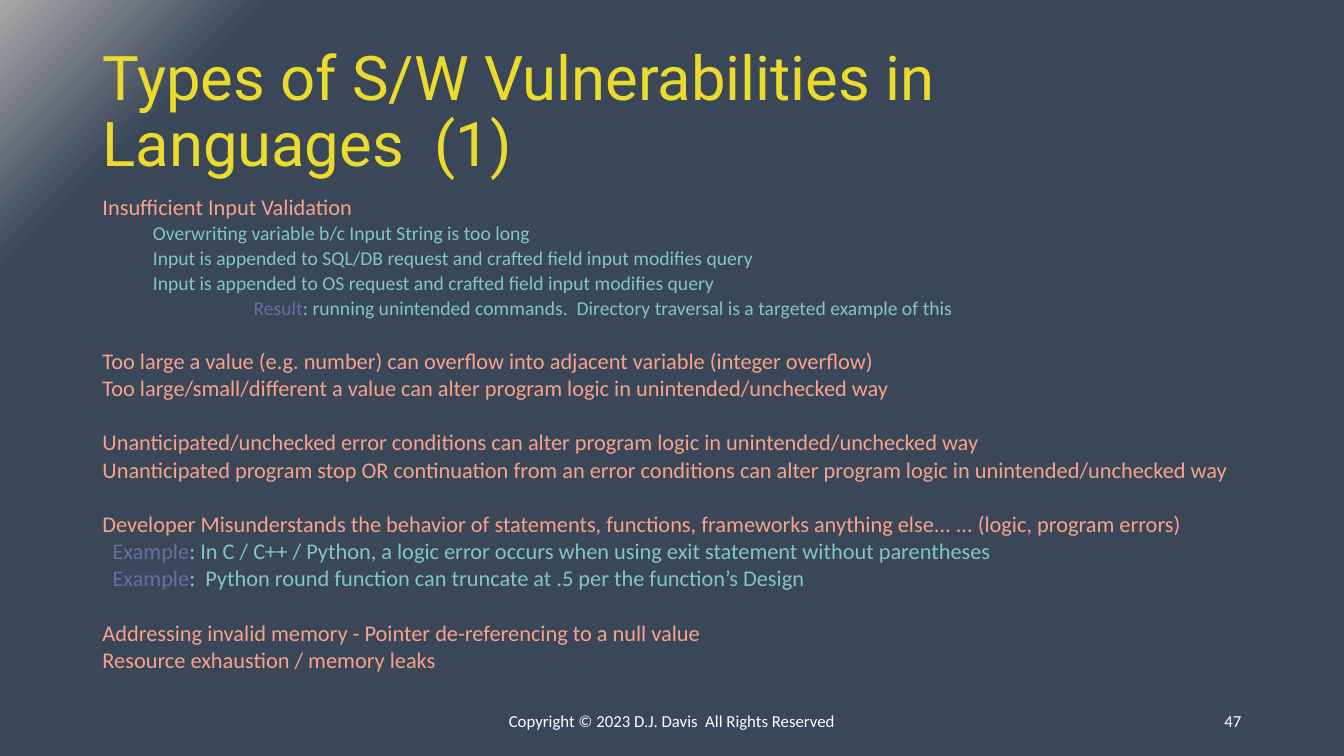
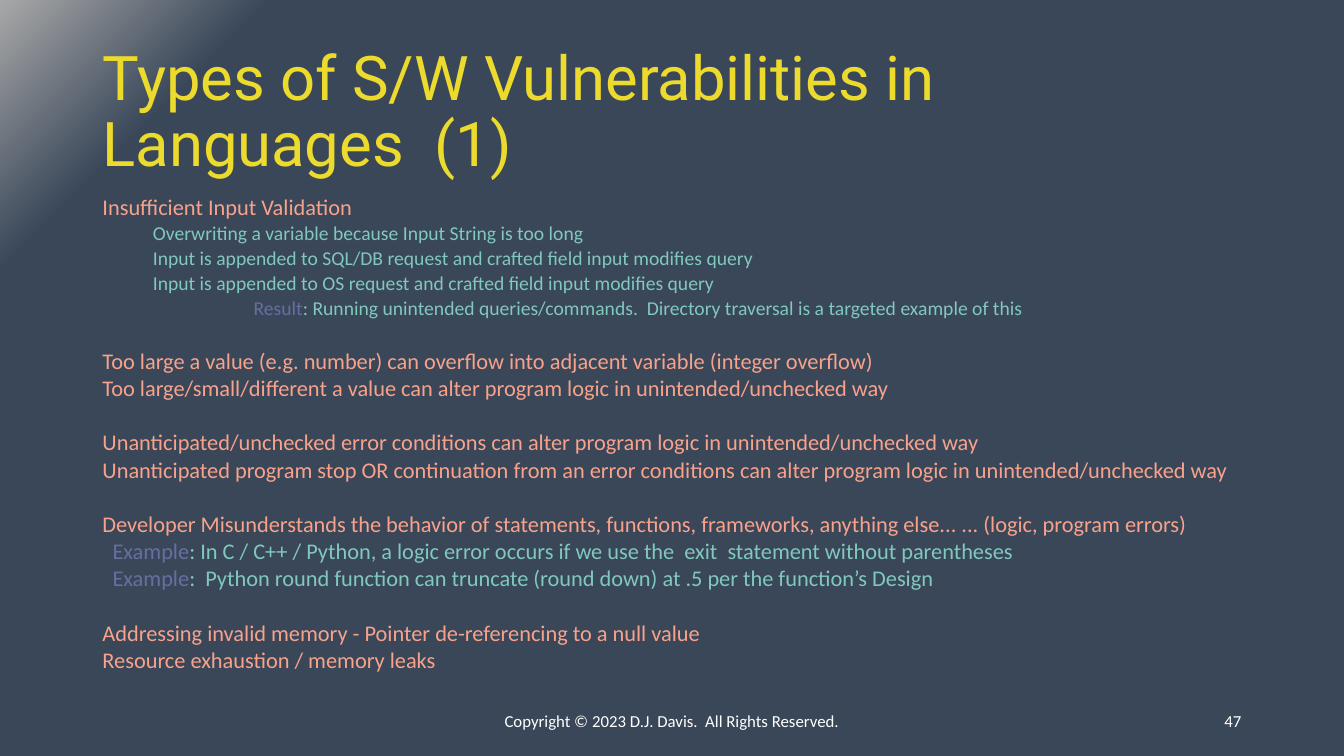
Before and after one commit to ipv3/DC31-BIC, a slide deck: slide 47 of Presentation.pptx. Drawn at 1344x756 pixels with LibreOffice and Linux fonts; fonts in the diff are those of the drawing. Boxes give left, top, right and bottom in pixels: in the first picture for what was removed or moved away, otherwise in the second. Text is boxed around its words. In the diff, an @@ line names an element or a change of style, - is before the commit and + after.

```diff
--- a/Presentation.pptx
+++ b/Presentation.pptx
@@ text at (153, 226, 583, 244): text changed @@
-  Overwriting variable b/c Input String is too long
+  Overwriting a variable because Input String is too long
@@ text at (254, 301, 1022, 319): text changed @@
-  Result: running unintended commands. Directory traversal is a targeted example of this
+  Result: Running unintended queries/commands. Directory traversal is a targeted example of this
@@ text at (102, 516, 1186, 590): text changed @@
-Developer Misunderstands the behavior of statements, functions, frameworks anything else... ... (logic, program errors)
-Example: In C / C++ / Python, a logic error occurs when using exit statement without parentheses
-Example: Python round function can truncate at .5 per the function’s Design
+Developer Misunderstands the behavior of statements, functions, frameworks, anything else... ... (logic, program errors)
+Example: In C / C++ / Python, a logic error occurs if we use the exit statement without parentheses
+Example: Python round function can truncate (round down) at .5 per the function’s Design
@@ text at (505, 715, 839, 730): text changed @@
-Copyright © 2023 D.J. Davis All Rights Reserved
+Copyright © 2023 D.J. Davis. All Rights Reserved.
```
Also in this commit, not shown: 51 other slides changed, 1 slide added, 1 slide removed, 1 other file.
